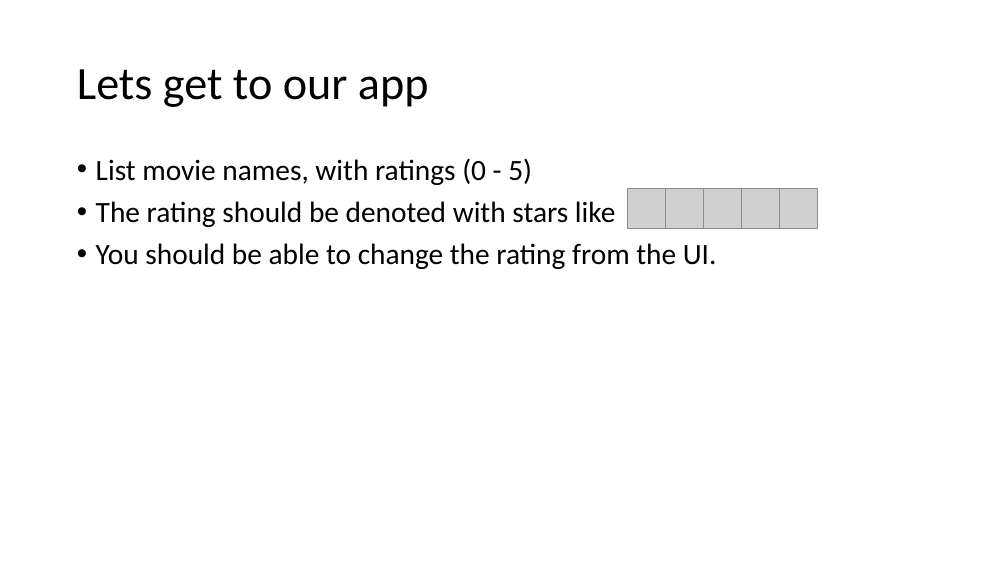
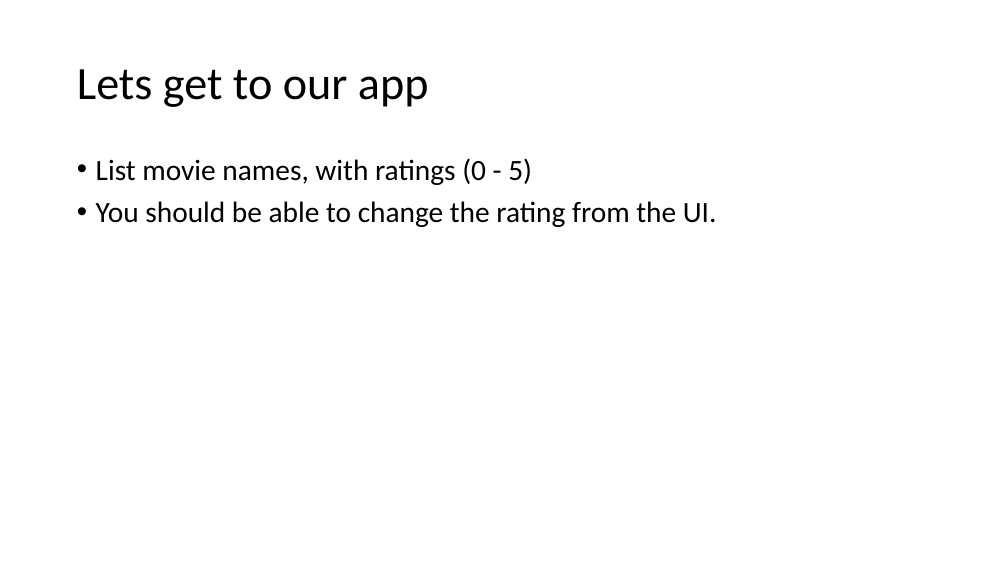
Before and after one commit to DivyaKampalli/movie-rating, a slide deck: slide 6 of Fullstack Tutorial.pptx. Drawn at 1008x567 pixels with LibreOffice and Linux fonts; fonts in the diff are those of the drawing; grey boxes stand for pictures. Boxes give left, top, right and bottom in pixels: in the first picture for what was removed or moved away, otherwise in the second. Text is boxed around its words. In the diff, an @@ line names an element or a change of style, - is before the commit and + after.

```diff
--- a/Fullstack Tutorial.pptx
+++ b/Fullstack Tutorial.pptx
@@ text at [96,201,615,227]: paragraph removed @@
-• The rating should be denoted with stars like
@@ picture removed at [628,189,666,228] @@
@@ picture removed at [666,189,704,228] @@
@@ picture removed at [704,189,742,228] @@
@@ picture removed at [742,189,780,228] @@
@@ picture removed at [780,189,817,228] @@
```
Also in this commit, not shown: 17 slides added, 3 other files.
